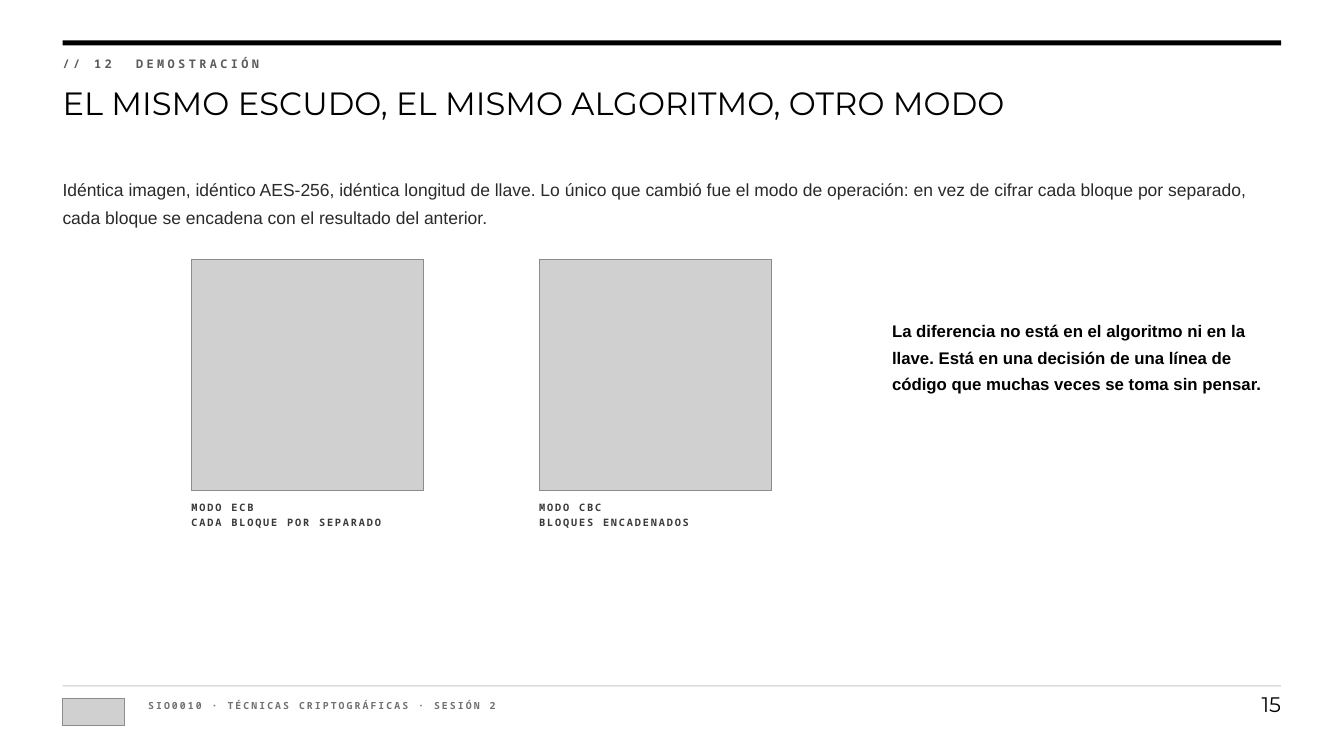
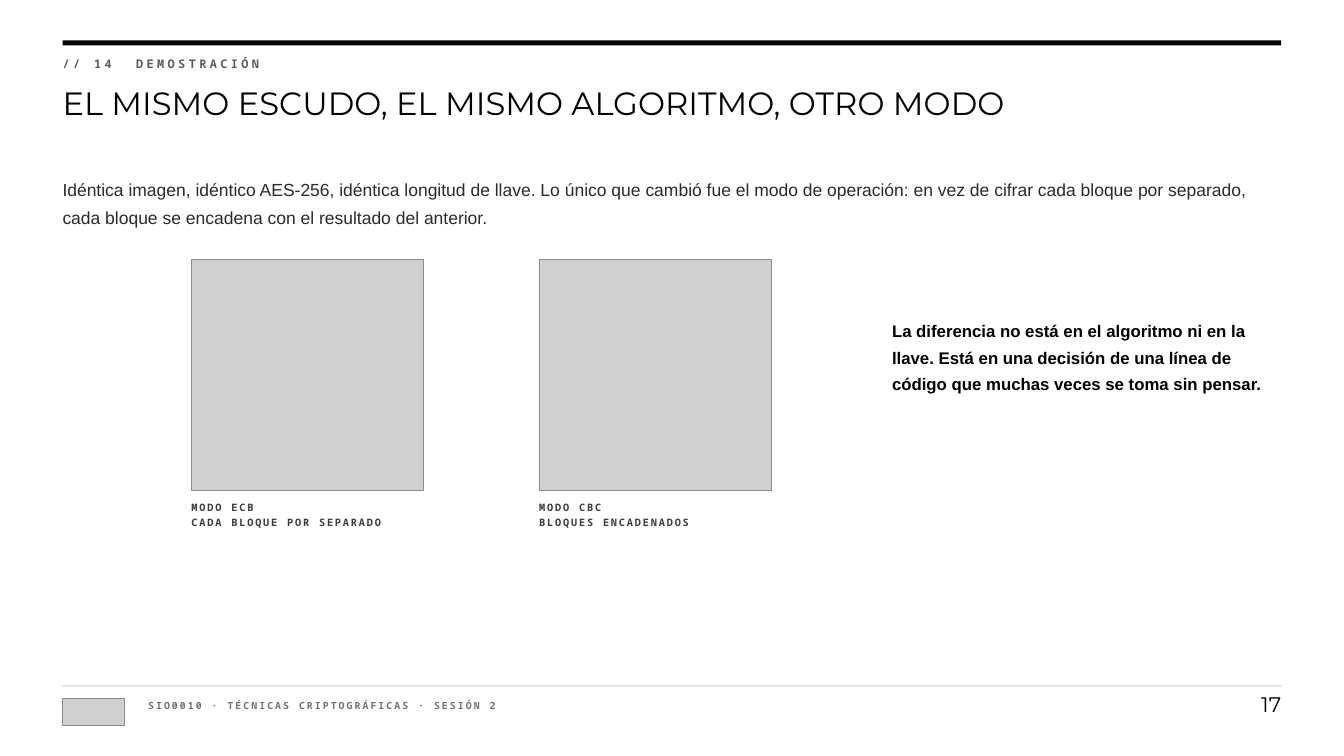
Before and after one commit to andresdapena81/sio0010-tecnicas-criptograficas, a slide deck: slide 17 of presentaciones/SIO0010-S2-Cifrado-simetrico.pptx (slide 15 before the commit). Drawn at 1344x756 pixels with LibreOffice and Linux fonts; fonts in the diff are those of the drawing; grey boxes stand for pictures. Boxes give left, top, right and bottom in pixels: in the first picture for what was removed or moved away, otherwise in the second. Text is boxed around its words. In the diff, an @@ line names an element or a change of style, - is before the commit and + after.

```diff
--- a/presentaciones/SIO0010-S2-Cifrado-simetrico.pptx
+++ b/presentaciones/SIO0010-S2-Cifrado-simetrico.pptx
@@ text at (94, 57, 259, 68): text changed @@
-// 12 DEMOSTRACIÓN
+// 14 DEMOSTRACIÓN
@@ text at (1261, 697, 1281, 712): text changed @@
-15
+17
```
Also in this commit, not shown: 51 other slides changed, 3 slides added, 1 slide removed, 2 other files.
